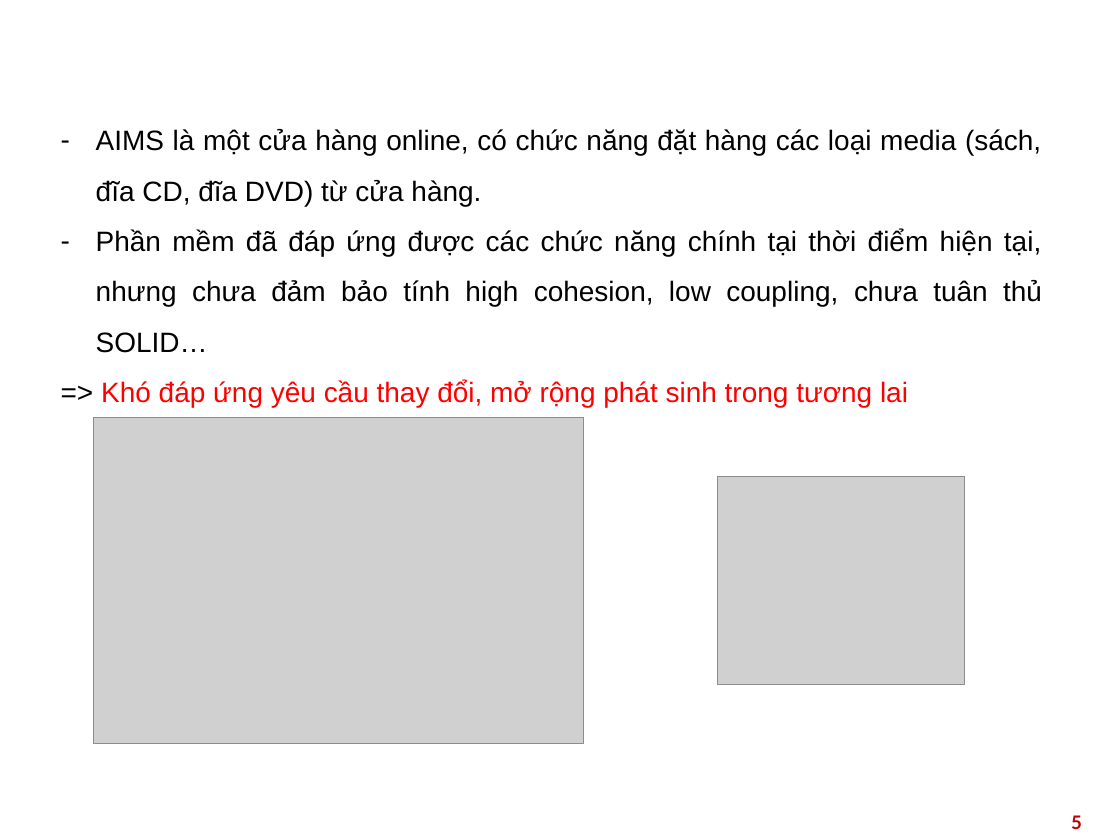
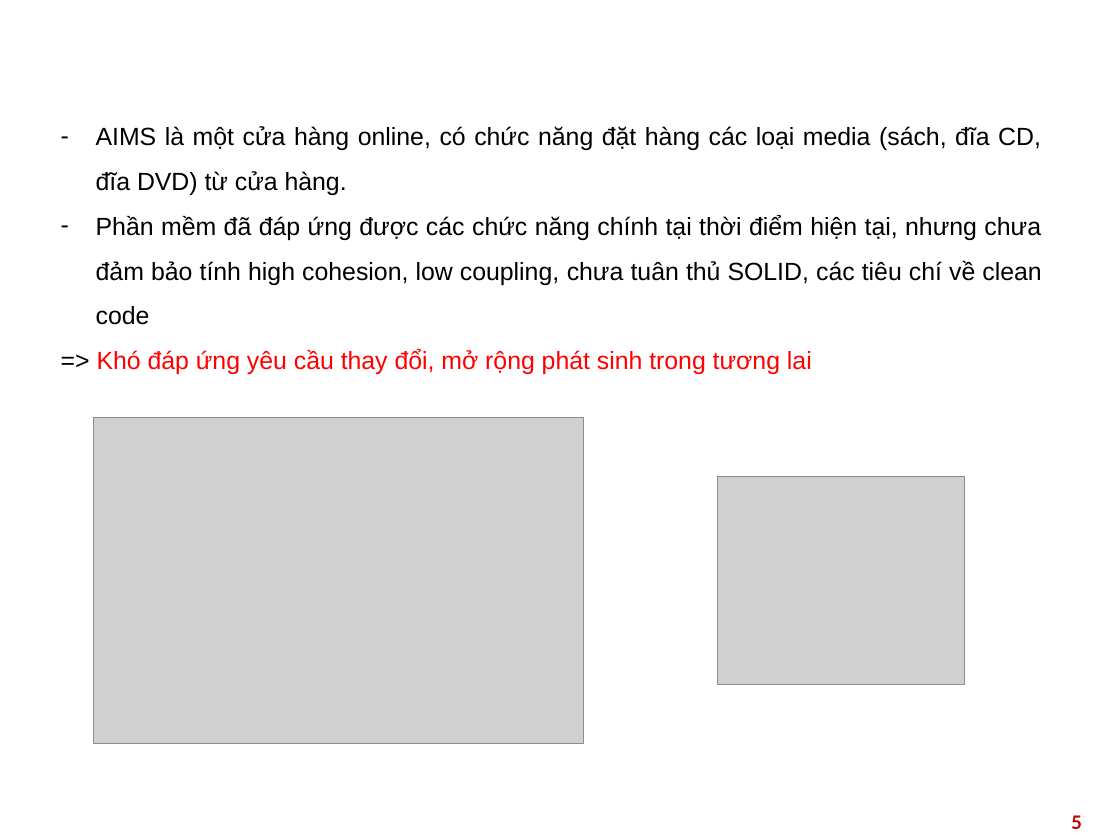
Before and after one commit to HieuPham2000/DP.20212.03, a slide deck: slide 5 of presentation/Design_Pattern_Slide.pptx. Drawn at 1120x840 pixels with LibreOffice and Linux fonts; fonts in the diff are those of the drawing; grey boxes stand for pictures; background and template pictures are left out. Boxes give left, top, right and bottom in pixels: in the first picture for what was removed or moved away, otherwise in the second. Text is boxed around its words. In the diff, an @@ line names an element or a change of style, - is before the commit and + after.

```diff
--- a/presentation/Design_Pattern_Slide.pptx
+++ b/presentation/Design_Pattern_Slide.pptx
@@ text at bbox=[96, 126, 1041, 374]: size 18 to 16 pt in "AIMS là một cửa hàng online, có ...", "=> Khó đáp ứng yêu cầu thay ..." @@
@@ text at bbox=[96, 215, 1041, 325]: text changed; size 18 to 16 pt @@
-– Phần mềm đã đáp ứng được các chức năng chính tại thời điểm hiện tại, nhưng chưa đảm bảo tính high cohesion, low coupling, chưa tuân thủ SOLID…
+– Phần mềm đã đáp ứng được các chức năng chính tại thời điểm hiện tại, nhưng chưa đảm bảo tính high cohesion, low coupling, chưa tuân thủ SOLID, các tiêu chí về clean code
```
Also in this commit, not shown: 8 other slides changed, 18 slides added, 2 other files.
